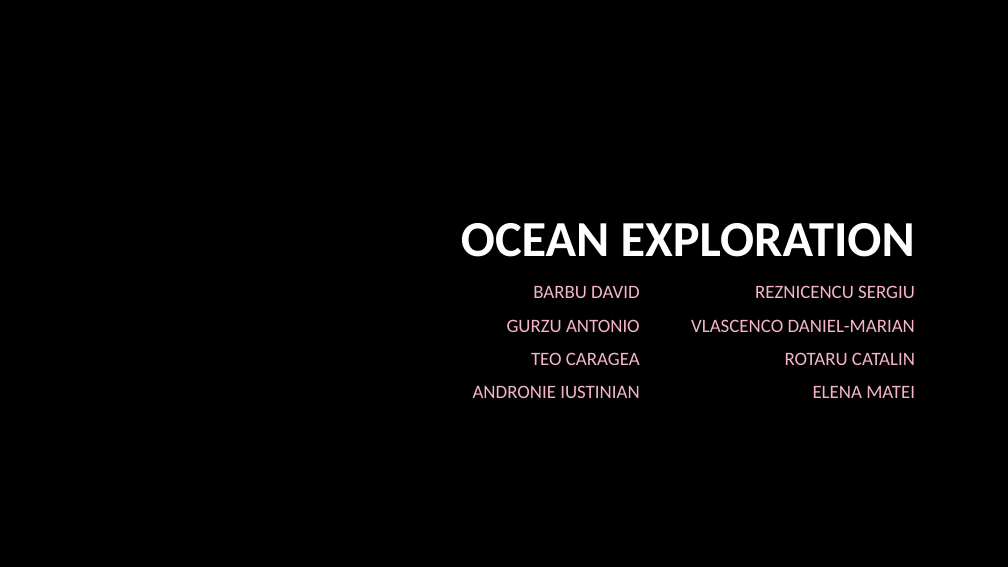
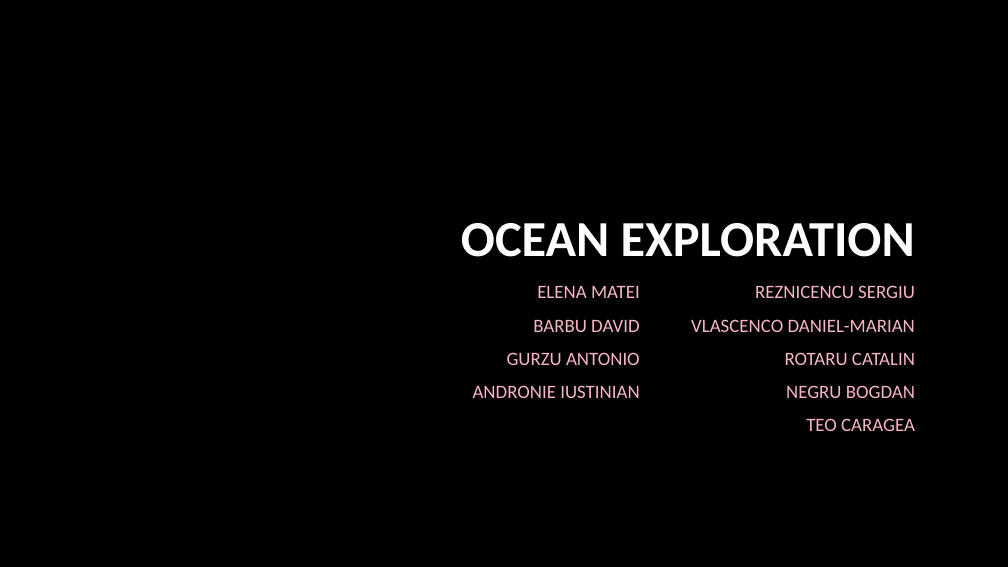
Before and after one commit to AntonVonDelta/ProiectPAS, a slide deck: slide 1 of Prezentare/OceanExploration.pptx. Drawn at 1008x567 pixels with LibreOffice and Linux fonts; fonts in the diff are those of the drawing; background and template pictures are left out. Boxes give left, top, right and bottom in pixels: in the first picture for what was removed or moved away, otherwise in the second. Text is boxed around its words. In the diff, an @@ line names an element or a change of style, - is before the commit and + after.

Commit message:
Fixed presnetation

```diff
--- a/Prezentare/OceanExploration.pptx
+++ b/Prezentare/OceanExploration.pptx
@@ text at [537,286,640,298]: paragraph added @@
+ELENA MATEI
@@ text at [531,352,640,365]: paragraph removed @@
-TEO CARAGEA
@@ subtitle at [786,385,915,431]: text changed @@
-ELENA MATEI
+NEGRU BOGDAN
+TEO CARAGEA
```
